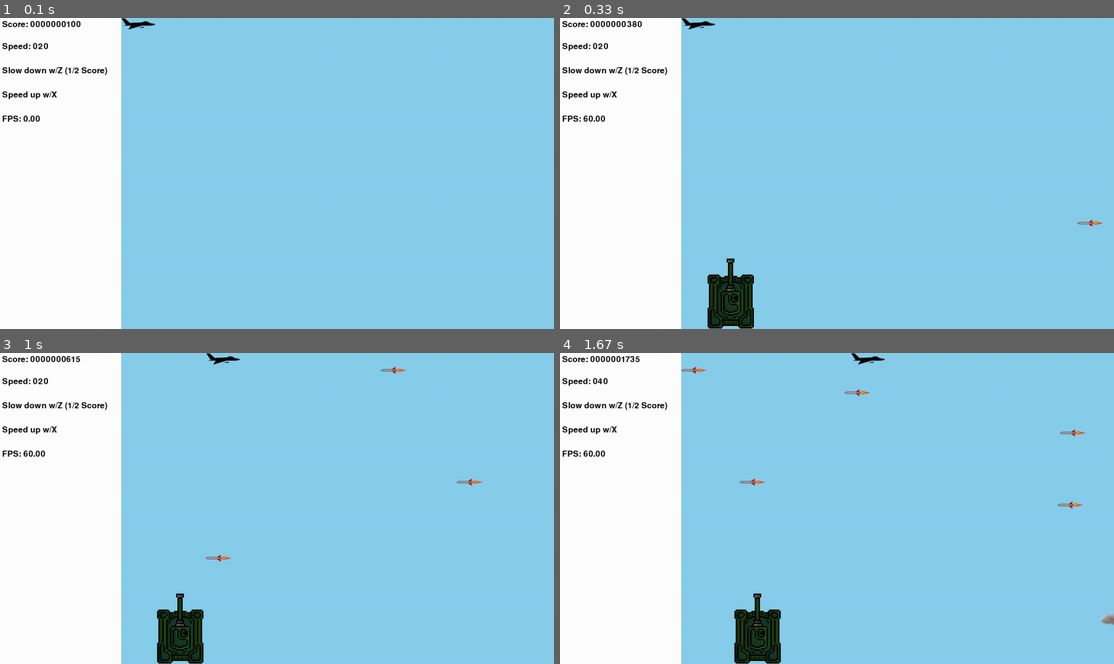
Above: before the commit, frames 1-4 (two rows, left to right).
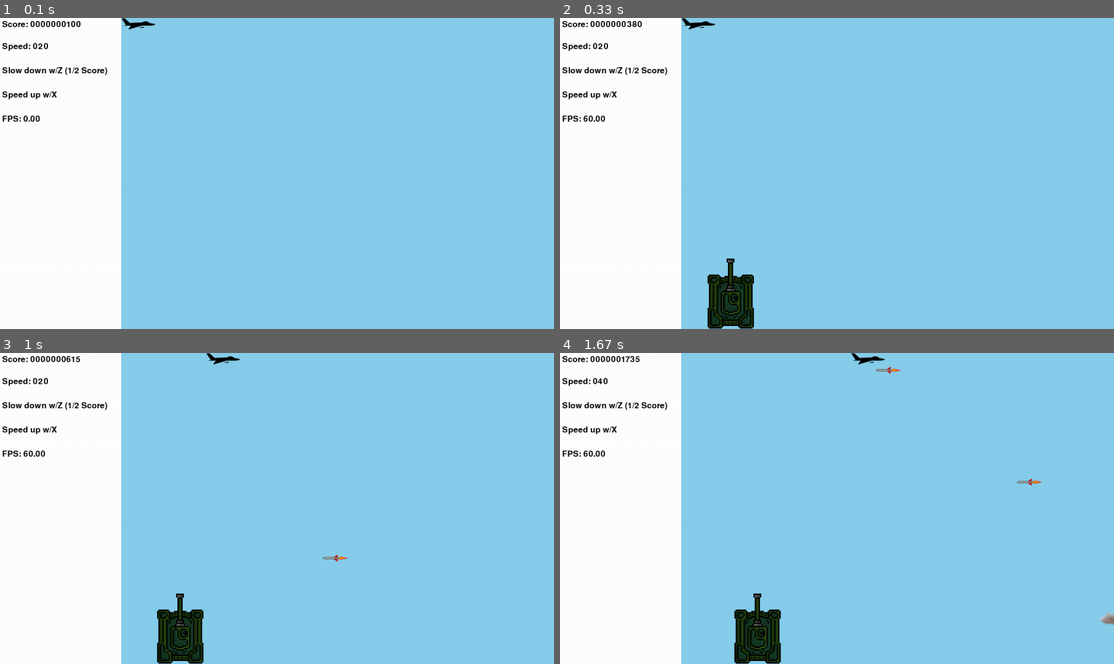
Above: after the commit, the same moments.

Repository: bkwong1990/PygamePrimerFishBomb
Game: pygame game, started from noCreativity.py
Two runs of this game, one before a commit and one after it. Both use one fixed random seed, a clock stepped at 60 frames per second and the inputs below.
Inputs:
- Up to frame 1 (0.1 s): no input
- Up to frame 2 (0.33 s): no input
- Up to frame 3 (1 s): hold Right 0.33-0.8 s; hold Up from 0.83 s (still down); tap X at 0.9 s; tap Z at 0.98 s
- Up to frame 4 (1.67 s): release Up at 1.13 s; hold Right 1.17-1.63 s; tap X at 1.23, 1.53 s

Frame 1 is identical in both runs. In frame 2, less than 0.1% of the frame differs, in the area x 93-98%, y 64-68%; in frame 3, 0.2%; in frame 4, 0.3%, in the area x 21-95%, y 4-50%.

Commit message:
Added laser sound effect

Diff:
--- a/my_sprites.py
+++ b/my_sprites.py
@@ -156,9 +156,8 @@
 
         self.target = target
         self.speed = tank_speed
-        self.event_on_death = my_events.ADDTANK
         self.frames_until_laser = LaserTank.LASER_COOLDOWN
-        self.laser_event_type = my_events.ADDLASER
+        #self.laser_event_type = my_events.ADDLASER
         self.frames_until_movement = 0;
 
     '''
@@ -185,9 +184,12 @@
             self.frames_until_movement = Laser.LASER_DURATION
             self.rect.bottom = self.bottom_bound
             #creates a laser event object that also contains the coordinates to start the laser at
-            laser_event = pygame.event.Event(self.laser_event_type, centerx = self.rect.centerx, bottom = self.rect.top)
+            laser_event = pygame.event.Event(my_events.ADDLASER, centerx = self.rect.centerx, bottom = self.rect.top)
             pygame.event.post(laser_event)
         else:
+            if self.frames_until_laser == 60:
+                sfx_event = pygame.event.Event(my_events.MAKESOUND, filename = "media/laser.ogg")
+                pygame.event.post(sfx_event)
             if self.frames_until_laser <= 60:
                 #Suspend movement for one second before the laser fires.
                 self.frames_until_movement = Laser.LASER_DURATION
@@ -196,7 +198,7 @@
     Kills the tank, but not before setting a one-time timer to force another tank to spawn
     '''
     def kill(self):
-        pygame.time.set_timer(respawn_event_type, LaserTank.SPAWN_TIME, True)
+        pygame.time.set_timer(my_events.ADDTANK, LaserTank.SPAWN_TIME, True)
         pygame.sprite.Sprite.kill(self)
 
 #A laser that pierces the heavens
--- a/noCreativity.py
+++ b/noCreativity.py
@@ -72,7 +72,7 @@
 
 #Create a custom event for adding a new Enemy
 #ADDMISSILE = pygame.USEREVENT + 1
-pygame.time.set_timer(my_events.ADDMISSILE, 250)
+pygame.time.set_timer(my_events.ADDMISSILE, 500)
 
 #Custom event and timer for clouds
 #ADDCLOUD = pygame.USEREVENT + 2
@@ -142,6 +142,8 @@
             new_laser = my_sprites.Laser(event.centerx, event.bottom, SKY_COLOR)
             enemies.add(new_laser)
             all_sprites.add(new_laser)
+        elif event.type == my_events.MAKESOUND:
+            pygame.mixer.Sound(event.filename).play()
     return running
 
 def write_info():
Not shown, added: media/Laser_Cannon-Mike_Koenig-797224747.mp3
Not shown, added: media/laser.ogg
